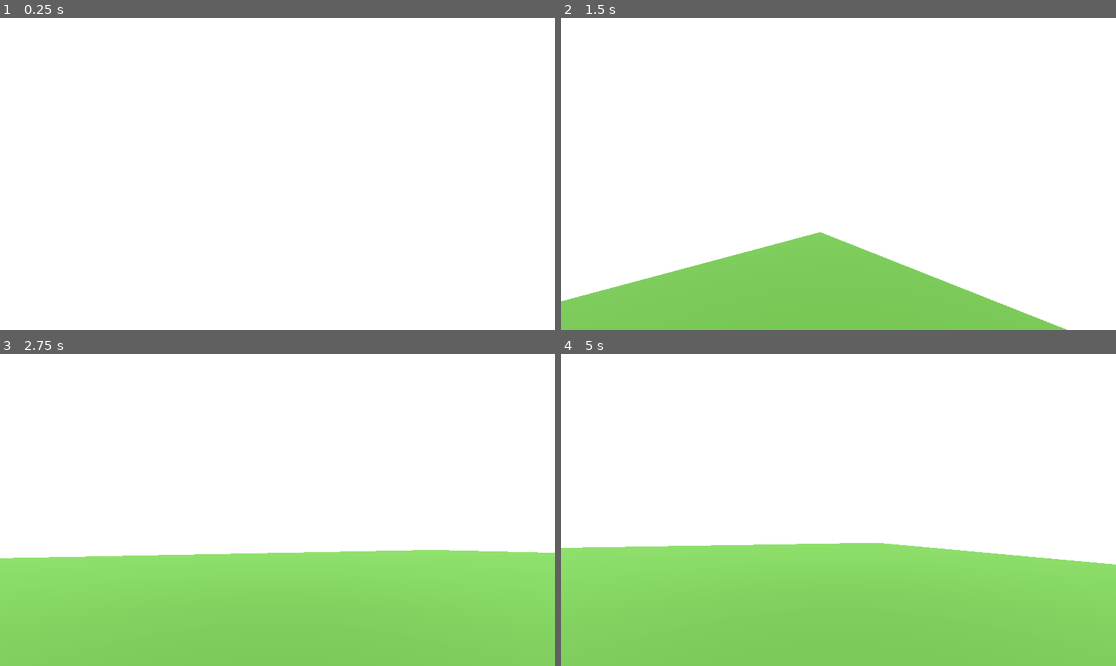
Above: before the commit, frames 1-4 (two rows, left to right).
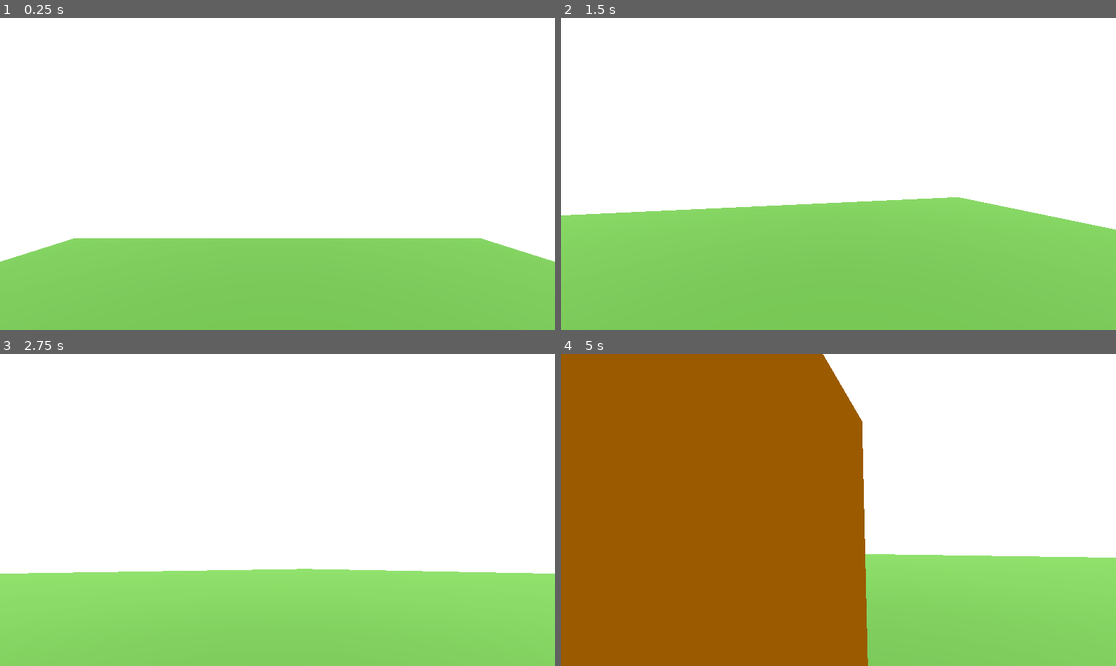
Above: after the commit, the same moments.

Repository: taojouet/its-always-been-there
Game: Godot game, scene res://Scripts/Celthim_test_scene.tscn
Two runs of this game, one before a commit and one after it. Both use one fixed random seed, a clock stepped at 60 frames per second and the inputs below. The project has no main scene, so this scene is started directly.
Inputs (mouse positions are in pixels of both pictures, inside the frame that each line leads up to):
- Up to frame 1 (0.25 s): no input
- Up to frame 2 (1.5 s): tap Enter (ui_accept) at 0.5, 0.77, 1.25 s; move the mouse to (960, 158) at 0.52 s; hold D (Right) 0.53-1.28 s; click (960, 158) at 0.67 s; move the mouse to (810, 174) at 1.27 s; hold W (Forward) from 1.28 s (still down)
- Up to frame 3 (2.75 s): keep holding W (Forward); tap Enter (ui_accept) at 1.52 s; move the mouse to (288, 503) at 2.02 s
- Up to frame 4 (5 s): keep holding W (Forward); move the mouse to (832, 516) at 2.77 s; tap Enter (ui_accept) at 3.02, 3.77, 4.52 s; move the mouse to (877, 513) at 3.52 s; move the mouse to (794, 506) at 4.27 s

The runs differ from the first frame. In frame 1, 28% of the frame differs, in the area x 0-100%, y 70-100%; in frame 2, 23%; in frame 3, 5.7%; in frame 4, 55%, in the area x 0-100%, y 0-100%.
Error before the commit: Invalid access to property or key 'y' on a base object of type 'Nil'. (res://Scripts/Player.gd:34)

Commit message:
TestSlender

Diff:
--- /dev/null
+++ b/Assets/Slenderman/idle.gd
@@ -0,0 +1,18 @@
+extends Node3D
+
+
+# Called when the node enters the scene tree for the first time.
+func _ready():
+	$AnimationPlayer.play("mixamocom")
+	pass # Replace with function body.
+
+
+# Called every frame. 'delta' is the elapsed time since the previous frame.
+func _process(delta):
+	pass
+
+
+func _on_animation_player_animation_finished(anim_name):
+	print("ANIM FINISHED")
+#	$AnimationPlayer.play("mixamocom")
+	pass # Replace with function body.
--- /dev/null
+++ b/Scripts/Celthim_test_scene.gd
@@ -0,0 +1,17 @@
+extends Node3D
+
+
+# Called when the node enters the scene tree for the first time.
+func _ready():
+#	$Idle/AnimationPlayer.play("mixamocom")
+	pass # Replace with function body.
+
+
+# Called every frame. 'delta' is the elapsed time since the previous frame.
+func _process(delta):
+	pass
+
+
+func _on_animation_player_animation_finished(anim_name):
+	$Idle/AnimationPlayer.play("mixamocom")
+	pass # Replace with function body.
--- a/Scripts/Celthim_test_scene.tscn
+++ b/Scripts/Celthim_test_scene.tscn
@@ -1,15 +1,17 @@
-[gd_scene load_steps=8 format=3 uid="uid://cc7cjctc0uefb"]
+[gd_scene load_steps=9 format=3 uid="uid://cc7cjctc0uefb"]
 
+[ext_resource type="Script" path="res://Scripts/Celthim_test_scene.gd" id="1_akpa3"]
 [ext_resource type="PackedScene" uid="uid://cu3tnip4q7f15" path="res://Scripts/Player.tscn" id="2_fxd64"]
 
 [sub_resource type="BoxMesh" id="BoxMesh_6ecq1"]
+size = Vector3(200, 1, 200)
 
 [sub_resource type="StandardMaterial3D" id="StandardMaterial3D_bijub"]
 albedo_color = Color(0.129412, 0.309804, 0.0313726, 1)
 normal_scale = 3.16
 
 [sub_resource type="BoxShape3D" id="BoxShape3D_tjnf1"]
-size = Vector3(200, 1, 200)
+size = Vector3(200, 2, 200)
 
 [sub_resource type="BoxMesh" id="BoxMesh_e834o"]
 
@@ -30,6 +32,7 @@
 adjustment_brightness = 1.34
 
 [node name="Celthim_test_scene" type="Node3D"]
+script = ExtResource("1_akpa3")
 
 [node name="Player" parent="." instance=ExtResource("2_fxd64")]
 transform = Transform3D(1, 0, 0, 0, 1, 0, 0, 0, 1, 0, 30.726, 0)
@@ -40,21 +43,18 @@
 [node name="StaticBody3D" type="StaticBody3D" parent="."]
 
 [node name="MeshInstance3D" type="MeshInstance3D" parent="StaticBody3D"]
-transform = Transform3D(-111.623, 0, 0, 0, 1, 0, 0, 0, -82.8989, 0, -0.22661, 0)
+transform = Transform3D(-1, 0, -8.74228e-08, 0, 1, 0, 8.74228e-08, 0, -1, 0, -0.22661, 0)
 mesh = SubResource("BoxMesh_6ecq1")
 skeleton = NodePath("../..")
 surface_material_override/0 = SubResource("StandardMaterial3D_bijub")
 
 [node name="CollisionShape3D" type="CollisionShape3D" parent="StaticBody3D"]
-transform = Transform3D(1, 0, 0, 0, 1, 0, 0, 0, 1, 0, -0.22661, 0)
 shape = SubResource("BoxShape3D_tjnf1")
 
 [node name="MeshInstance3D" type="MeshInstance3D" parent="."]
-transform = Transform3D(7.98816, 0, 0, 0, 7.98816, 0, 0, 0, 7.98816, 0, 0, 0)
+transform = Transform3D(7.98816, 0, 0, 0, 7.98816, 0, 0, 0, 7.98816, 0, 2.98947, 0)
 mesh = SubResource("BoxMesh_e834o")
 surface_material_override/0 = SubResource("StandardMaterial3D_fy0pr")
 
 [node name="WorldEnvironment" type="WorldEnvironment" parent="."]
 environment = SubResource("Environment_60mxs")
-
-[editable path="Player"]
--- a/Scripts/Player.gd
+++ b/Scripts/Player.gd
@@ -1,5 +1,5 @@
 extends CharacterBody3D
-
+class_name Player
 
 const SPEED = 5.0
 const JUMP_VELOCITY = 4.5
@@ -7,7 +7,11 @@
 # cam look
 var minLookAngle : float = -90.0
 var maxLookAngle : float = 90.0
-var lookSensitivity : float = 30.0
+var lookSensitivity : float = 0.8
+
+
+@onready var camera = $Camera3D
+@onready var camera_rotation = camera.rotation_degrees
 
 # Get the gravity from the project settings to be synced with RigidBody nodes.
 var gravity = ProjectSettings.get_setting("physics/3d/default_gravity")
@@ -16,7 +20,6 @@
 	if Input.is_action_just_pressed("ui_cancel"):
 		get_tree().quit()
 
-@onready var camera = $Camera3D
 
 var mouseDelta
 
@@ -24,26 +27,30 @@
 	if event is InputEventMouseMotion:
 		mouseDelta = event.relative
 
+		# rotate the camera along the x axis
+		camera.rotation_degrees.x -= mouseDelta.y * lookSensitivity# * delta
+
+		# clamp camera x rotation axis
+		camera.rotation_degrees.x = clamp(camera.rotation_degrees.x, minLookAngle, maxLookAngle)
+
+		# rotate the player along their y-axis
+		rotation_degrees.y -= mouseDelta.x * lookSensitivity#* delta
+
+		# reset the mouseDelta vector
+		mouseDelta = Vector2.ZERO
 	if event is InputEventMouseButton:
 		Input.set_mouse_mode(Input.MOUSE_MODE_CAPTURED)
 
 
 func _process(delta):
-
-  # rotate the camera along the x axis
-	camera.rotation_degrees.x -= mouseDelta.y * lookSensitivity * delta
-
-  # clamp camera x rotation axis
-	camera.rotation_degrees.x = clamp(camera.rotation_degrees.x, minLookAngle, maxLookAngle)
-
-  # rotate the player along their y-axis
-	rotation_degrees.y -= mouseDelta.x * lookSensitivity * delta
-
-  # reset the mouseDelta vector
-	mouseDelta = Vector2()
+	pass
 
 
 func _physics_process(delta):
+
+
+
+
 	# Add the gravity.
 	if not is_on_floor():
 		velocity.y -= gravity * delta
--- a/Scripts/Player.tscn
+++ b/Scripts/Player.tscn
@@ -2,7 +2,8 @@
 
 [ext_resource type="Script" path="res://Scripts/Player.gd" id="1_2yiyo"]
 
-[sub_resource type="CapsuleShape3D" id="CapsuleShape3D_7ketk"]
+[sub_resource type="CapsuleShape3D" id="CapsuleShape3D_rn8xx"]
+custom_solver_bias = 0.037
 
 [node name="Player" type="CharacterBody3D"]
 script = ExtResource("1_2yiyo")
@@ -13,4 +14,4 @@
 
 [node name="CollisionShape3D" type="CollisionShape3D" parent="."]
 transform = Transform3D(1, 0, 0, 0, 1, 0, 0, 0, 1, 0, 0.960083, 0)
-shape = SubResource("CapsuleShape3D_7ketk")
+shape = SubResource("CapsuleShape3D_rn8xx")
--- a/project.godot
+++ b/project.godot
@@ -46,3 +46,4 @@
 [rendering]
 
 anti_aliasing/quality/msaa_3d=1
+mesh_lod/lod_change/threshold_pixels=0.0
Binary file added: Assets/Slenderman/Idle-df39ac72d9b76d21da7926f672e253b1_SlenderManBaseColor2.png
Not shown, added: Assets/Slenderman/Idle-df39ac72d9b76d21da7926f672e253b1_SlenderManBaseColor2.png.import
Binary file added: Assets/Slenderman/Idle-df39ac72d9b76d21da7926f672e253b1_SlenderManBasecolor.png
Not shown, added: Assets/Slenderman/Idle-df39ac72d9b76d21da7926f672e253b1_SlenderManBasecolor.png.import
Binary file added: Assets/Slenderman/Idle-df39ac72d9b76d21da7926f672e253b1_SlenderManBasecolorShoes.png
Not shown, added: Assets/Slenderman/Idle-df39ac72d9b76d21da7926f672e253b1_SlenderManBasecolorShoes.png.import
Binary file added: Assets/Slenderman/Idle-df39ac72d9b76d21da7926f672e253b1_SlenderManBasecolorTie.png
Not shown, added: Assets/Slenderman/Idle-df39ac72d9b76d21da7926f672e253b1_SlenderManBasecolorTie.png.import
Binary file added: Assets/Slenderman/Idle.fbm/SlenderManBaseColor2.png
Not shown, added: Assets/Slenderman/Idle.fbm/SlenderManBaseColor2.png.import
Binary file added: Assets/Slenderman/Idle.fbm/SlenderManBasecolor.png
Not shown, added: Assets/Slenderman/Idle.fbm/SlenderManBasecolor.png.import
(and 9 more such lines)
